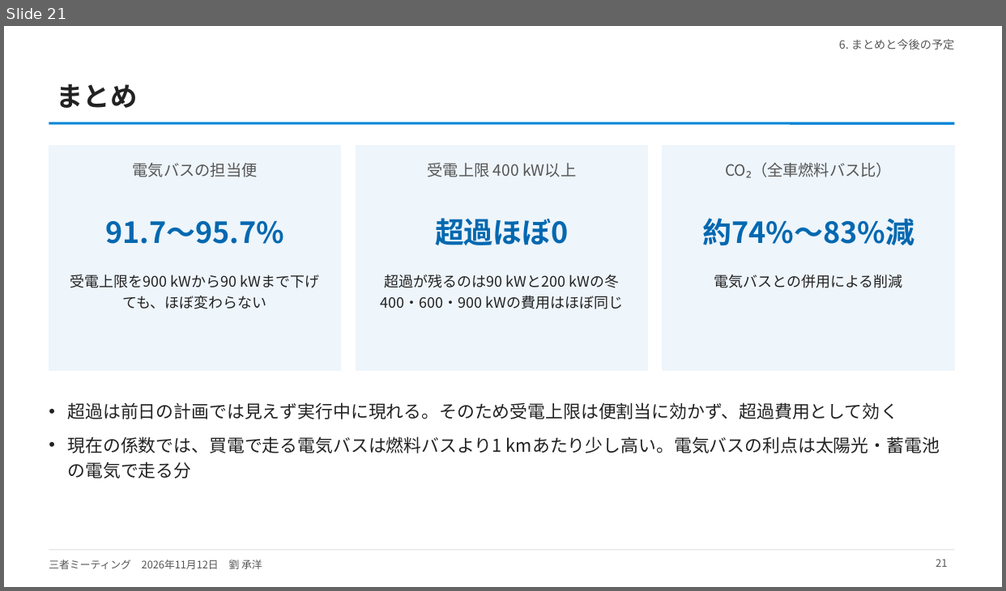
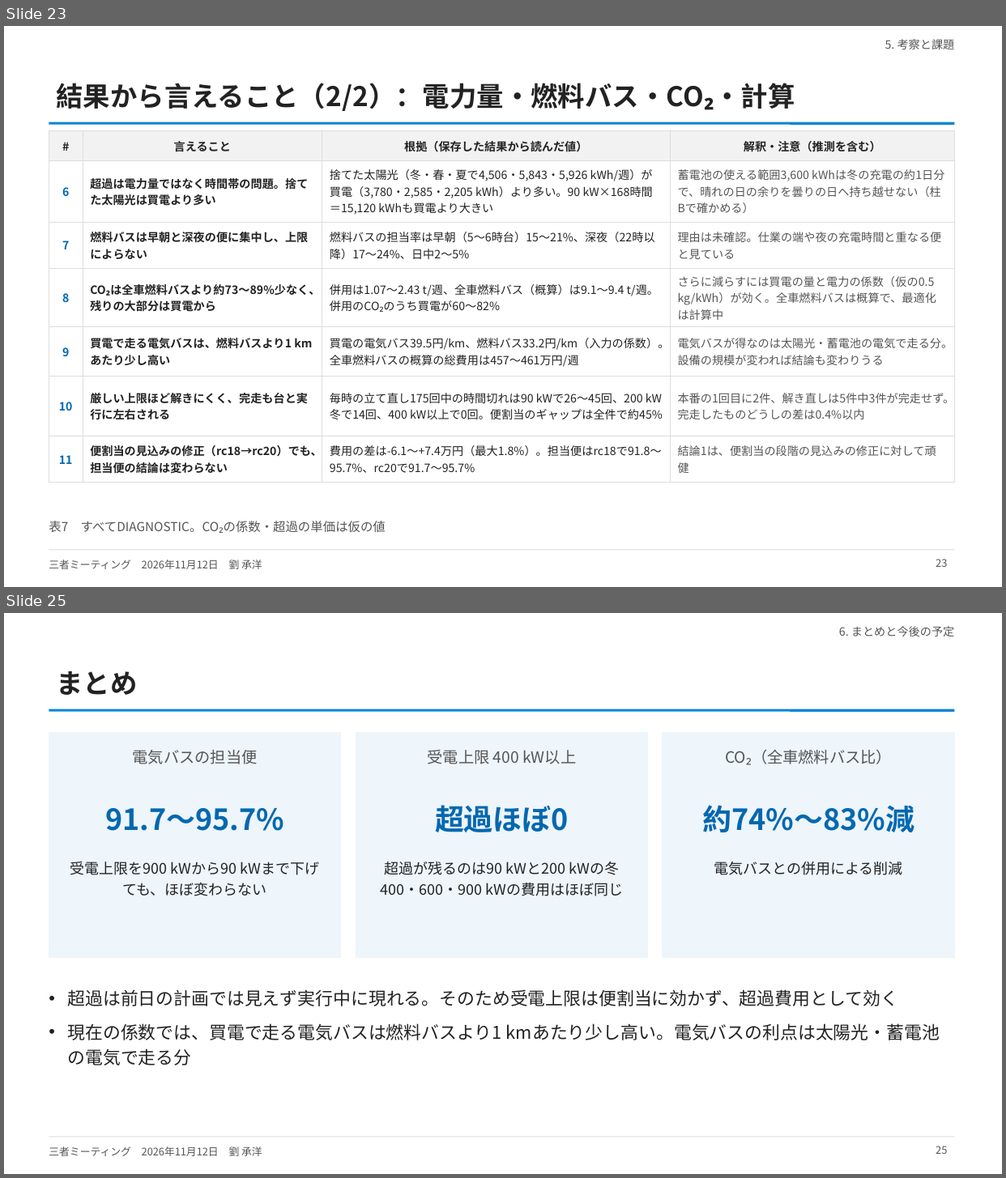
Before and after one commit to CYLIU2003/master-course, a slide deck: outcome/2026-11-12_three_party/three_party_20261112.pptx. Shown one above the other, each under a label of ours: slide 21 before the commit, slides 23 and 25 after it; the slides between them are not shown. The pictures are 1006x591 and 1006x1178 pixels, drawn with LibreOffice and Linux fonts; fonts in the diff are those of the drawing. Boxes give left, top, right and bottom in pixels: in the first picture for what was removed or moved away, otherwise in the second. Text is boxed around its words. In the diff, an @@ line names an element or a change of style, - is before the commit and + after.

```diff
--- a/outcome/2026-11-12_three_party/three_party_20261112.pptx
+++ b/outcome/2026-11-12_three_party/three_party_20261112.pptx
@@ slide 23 added at [4, 26, 1002, 587], background #FFFFFF; not listed: 3 template elements that a slide beside it also shows @@
@@ text added at [885, 39, 955, 49], 11 pt, text #555555 @@
+5. 考察と課題
@@ title added at [57, 83, 795, 111], 26 pt, text #222222, bold @@
+結果から言えること（2/2）：電力量・燃料バス・CO₂・計算
@@ table added at [49, 130, 955, 477], 7 rows, 4 columns @@
+# | 言えること | 根拠（保存した結果から読んだ値） | 解釈・注意（推測を含む）
+6 | 超過は電力量ではなく時間帯の問題。捨てた太陽光は買電より多い | 捨てた太陽光（冬・春・夏で4,506・5,843・5,926 kWh/週）が買電（3,780・2,585・2,205 kWh）より多い。90 kW×168時間＝15,120 kWhも買電より大きい | 蓄電池の使える範囲3,600 kWhは冬の充電の約1日分で、晴れの日の余りを曇りの日へ持ち越せない（柱Bで確かめる）
+7 | 燃料バスは早朝と深夜の便に集中し、上限によらない | 燃料バスの担当率は早朝（5〜6時台）15〜21%、深夜（22時以降）17〜24%、日中2〜5% | 理由は未確認。仕業の端や夜の充電時間と重なる便と見ている
+8 | CO₂は全車燃料バスより約73〜89%少なく、残りの大部分は買電から | 併用は1.07〜2.43 t/週、全車燃料バス（概算）は9.1〜9.4 t/週。併用のCO₂のうち買電が60〜82% | さらに減らすには買電の量と電力の係数（仮の0.5 kg/kWh）が効く。全車燃料バスは概算で、最適化は計算中
+9 | 買電で走る電気バスは、燃料バスより1 kmあたり少し高い | 買電の電気バス39.5円/km、燃料バス33.2円/km（入力の係数）。全車燃料バスの概算の総費用は457〜461万円/週 | 電気バスが得なのは太陽光・蓄電池の電気で走る分。設備の規模が変われば結論も変わりうる
+10 | 厳しい上限ほど解きにくく、完走も台と実行に左右される | 毎時の立て直し175回中の時間切れは90 kWで26〜45回、200 kW冬で14回、400 kW以上で0回。便割当のギャップは全件で約45% | 本番の1回目に2件、解き直しは5件中3件が完走せず。完走したものどうしの差は0.4%以内
+11 | 便割当の見込みの修正（rc18→rc20）でも、担当便の結論は変わらない | 費用の差は-6.1〜+7.4万円（最大1.8%）。担当便はrc18で91.8〜95.7%、rc20で91.7〜95.7% | 結論1は、便割当の段階の見込みの修正に対して頑健
@@ text added at [49, 521, 386, 533], 12 pt, text #555555 @@
+表7 すべてDIAGNOSTIC。CO₂の係数・超過の単価は仮の値
@@ page number added at [936, 559, 947, 567], 10 pt, text #555555 @@
+23
@@ what was slide 21 is now slide 25 @@
@@ page number at [936, 1146, 947, 1154]: text changed @@
-21
+25
```
Also in this commit, not shown: 2 slides changed, 3 other slides added, 4 other files.
